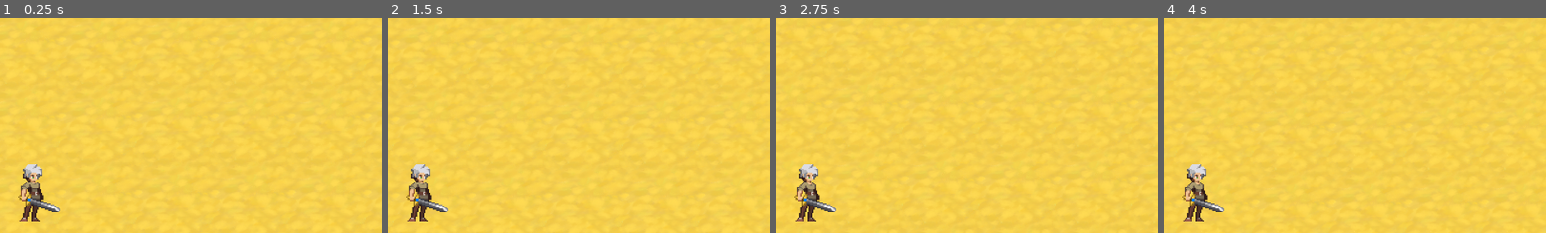
Above: before the commit, frames 1-4 (left to right).
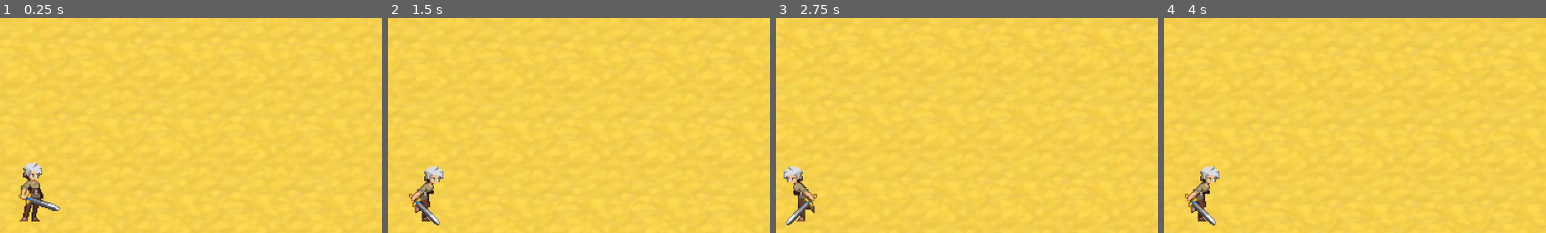
Above: after the commit, the same moments.

Repository: cclark2039/Project-Dust-Blade
Game: Godot game, scene res://Scenes/Main.tscn
Same seed, same stepped clock (60 frames per second), same inputs: the game is played once before the commit and once after it.
Inputs:
- Up to frame 1 (0.25 s): no input
- Up to frame 2 (1.5 s): hold Right (ui_right) from 0.53 s (still down); tap Up (ui_up) at 0.6, 0.77, 1.07, 1.35 s
- Up to frame 3 (2.75 s): tap Up (ui_up) at 1.52, 1.82, 2.1 s; release Right (ui_right) at 2.03 s; hold Left (ui_left) from 2.03 s (still down)
- Up to frame 4 (4 s): release Left (ui_left) at 2.78 s; hold Right (ui_right) from 2.78 s (still down); tap Up (ui_up) at 2.85, 3.02, 3.32, 3.6, 3.77 s
The pictures show only the part of the screen within x 46-96%, y 9-59%; the shares and areas given below are measured in that part.

The runs differ from the first frame. In frame 1, 0.5% of the frame differs, in the area x 4-16%, y 67-91%; in frame 2, 1.7%; in frame 3, 1.8%, in the area x 2-16%, y 68-97%; in frame 4, 1.7%.

Commit message:
Updated animated sprite with run animation

Diff:
--- a/project-bullet-storm/Scenes/player.gd
+++ b/project-bullet-storm/Scenes/player.gd
@@ -2,6 +2,7 @@
 
 
 const SPEED = 1000.0
+@onready var animatedSprite = $AnimatedSprite2D
 #const JUMP_VELOCITY = -400.0
 
 
@@ -13,14 +14,18 @@
 	# Get the input direction and handle the movement/deceleration.
 	# As good practice, you should replace UI actions with custom gameplay actions.
 	var directionx := Input.get_axis("ui_left", "ui_right")
-	if directionx:
+	var directiony := Input.get_axis("ui_up", "ui_down")
+	if directionx or directiony:
 		velocity.x = directionx * SPEED
+		velocity.y = directiony * SPEED
+		animatedSprite.play("run")
+		if directionx >= 0:
+			animatedSprite.flip_h = false # Face right
+		else:
+			animatedSprite.flip_h = true # Face left
 	else:
 		velocity.x = move_toward(velocity.x, 0, SPEED)
+		velocity.y = move_toward(velocity.y, 0, SPEED)
+		animatedSprite.play("idle")
 
-	var directiony := Input.get_axis("ui_up", "ui_down")
-	if directiony:
-		velocity.y = directiony * SPEED
-	else:
-		velocity.y = move_toward(velocity.y, 0, SPEED)
 	move_and_slide()
--- a/project-bullet-storm/Scenes/player.tscn
+++ b/project-bullet-storm/Scenes/player.tscn
@@ -1,7 +1,8 @@
-[gd_scene load_steps=9 format=3 uid="uid://dv4cgupapyvup"]
+[gd_scene load_steps=18 format=3 uid="uid://dv4cgupapyvup"]
 
 [ext_resource type="Script" uid="uid://58xk6834a8gd" path="res://Scenes/player.gd" id="1_cvnsp"]
 [ext_resource type="Texture2D" uid="uid://cw7ssrqbchlmb" path="res://Art/Other Art Sets/Legacy-Fantasy - High Forest 2.3/Character/Idle/Idle-Sheet.png" id="1_v0iea"]
+[ext_resource type="Texture2D" uid="uid://obntuvhdtwjt" path="res://Art/Other Art Sets/Legacy-Fantasy - High Forest 2.3/Character/Run/Run-Sheet.png" id="3_6t5aa"]
 
 [sub_resource type="AtlasTexture" id="AtlasTexture_cvnsp"]
 atlas = ExtResource("1_v0iea")
@@ -19,6 +20,38 @@
 atlas = ExtResource("1_v0iea")
 region = Rect2(192, 0, 64, 80)
 
+[sub_resource type="AtlasTexture" id="AtlasTexture_x3wgy"]
+atlas = ExtResource("3_6t5aa")
+region = Rect2(0, 0, 80, 80)
+
+[sub_resource type="AtlasTexture" id="AtlasTexture_3smsa"]
+atlas = ExtResource("3_6t5aa")
+region = Rect2(80, 0, 80, 80)
+
+[sub_resource type="AtlasTexture" id="AtlasTexture_8erm5"]
+atlas = ExtResource("3_6t5aa")
+region = Rect2(160, 0, 80, 80)
+
+[sub_resource type="AtlasTexture" id="AtlasTexture_f1ek2"]
+atlas = ExtResource("3_6t5aa")
+region = Rect2(240, 0, 80, 80)
+
+[sub_resource type="AtlasTexture" id="AtlasTexture_tx1dd"]
+atlas = ExtResource("3_6t5aa")
+region = Rect2(320, 0, 80, 80)
+
+[sub_resource type="AtlasTexture" id="AtlasTexture_gymyn"]
+atlas = ExtResource("3_6t5aa")
+region = Rect2(400, 0, 80, 80)
+
+[sub_resource type="AtlasTexture" id="AtlasTexture_pu2lt"]
+atlas = ExtResource("3_6t5aa")
+region = Rect2(480, 0, 80, 80)
+
+[sub_resource type="AtlasTexture" id="AtlasTexture_ukyrk"]
+atlas = ExtResource("3_6t5aa")
+region = Rect2(560, 0, 80, 80)
+
 [sub_resource type="SpriteFrames" id="SpriteFrames_x3wgy"]
 animations = [{
 "frames": [{
@@ -35,8 +68,37 @@
 "texture": SubResource("AtlasTexture_fkybt")
 }],
 "loop": true,
-"name": &"default",
-"speed": 10.0
+"name": &"idle",
+"speed": 8.0
+}, {
+"frames": [{
+"duration": 1.0,
+"texture": SubResource("AtlasTexture_x3wgy")
+}, {
+"duration": 1.0,
+"texture": SubResource("AtlasTexture_3smsa")
+}, {
+"duration": 1.0,
+"texture": SubResource("AtlasTexture_8erm5")
+}, {
+"duration": 1.0,
+"texture": SubResource("AtlasTexture_f1ek2")
+}, {
+"duration": 1.0,
+"texture": SubResource("AtlasTexture_tx1dd")
+}, {
+"duration": 1.0,
+"texture": SubResource("AtlasTexture_gymyn")
+}, {
+"duration": 1.0,
+"texture": SubResource("AtlasTexture_pu2lt")
+}, {
+"duration": 1.0,
+"texture": SubResource("AtlasTexture_ukyrk")
+}],
+"loop": true,
+"name": &"run",
+"speed": 16.0
 }]
 
 [sub_resource type="CapsuleShape2D" id="CapsuleShape2D_v0iea"]
@@ -51,8 +113,8 @@
 [node name="AnimatedSprite2D" type="AnimatedSprite2D" parent="."]
 scale = Vector2(2, 2)
 sprite_frames = SubResource("SpriteFrames_x3wgy")
-autoplay = "default"
-frame_progress = 0.60396785
+animation = &"idle"
+autoplay = "idle"
 
 [node name="CollisionShape2D" type="CollisionShape2D" parent="."]
 shape = SubResource("CapsuleShape2D_v0iea")
